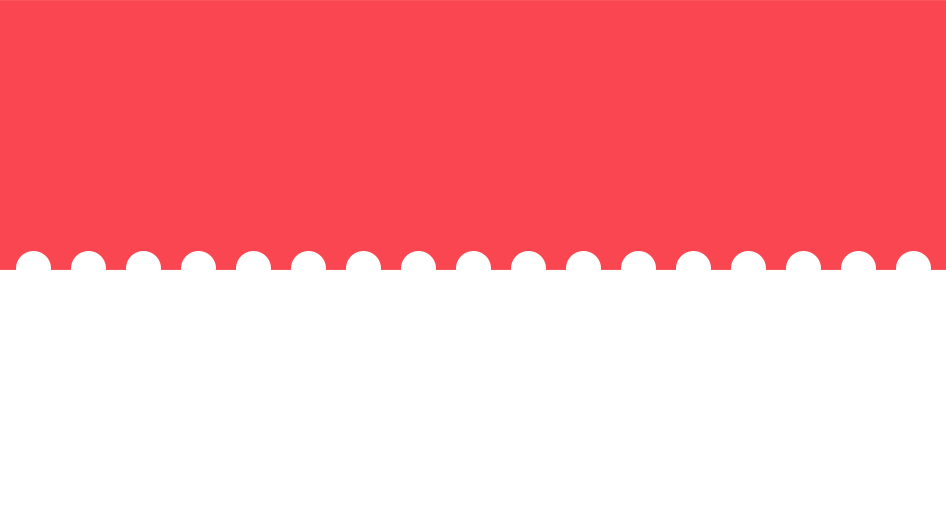
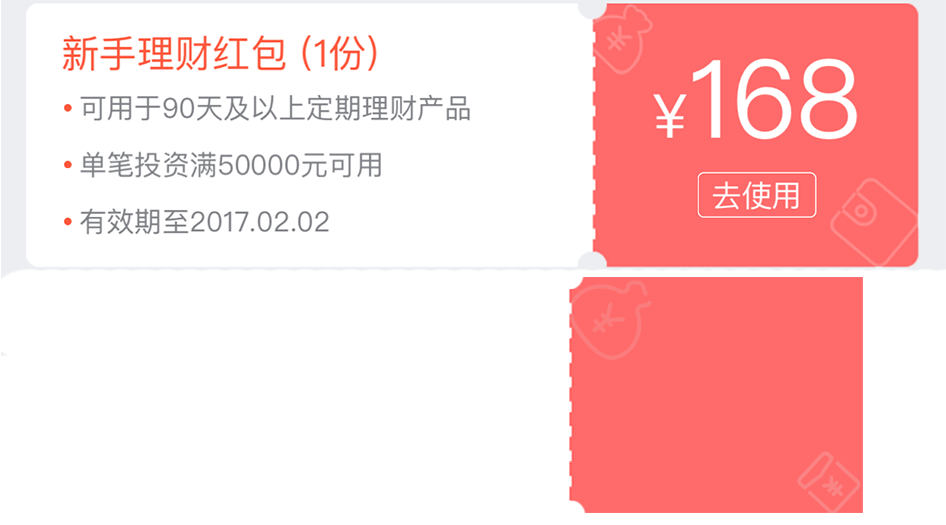
Before/after of a w=946, h=525 layered artwork. What changed in the layer stack:
added group "组 2" with 4 layers above "组 1" over box(1, 0, 946, 514)
added layer "红包 (1)" in group "组 2" over box(797, 450, 861, 514)
added layer "金钱" (80%) in group "组 2" over box(568, 279, 652, 361)
added layer "图层 3 副本" in group "组 2" over box(568, 277, 863, 513)
added layer "IMG_1270" in group "组 2" over box(1, 0, 946, 357)
moved "圆角矩形 1 副本 7" into group "组 1", painted on it over box(817, 251, 931, 286)
moved "圆角矩形 1 副本 6" into group "组 1", painted on it over box(418, 251, 821, 286)
moved "圆角矩形 1 副本 5" into group "组 1", painted on it over box(18, 251, 656, 286)
removed layer "圆角矩形 1 副本 4" over box(346, 251, 491, 271)
removed layer "圆角矩形 1 副本 3" over box(181, 251, 326, 271)
removed layer "圆角矩形 1 副本 2" over box(16, 251, 161, 272)
moved "图层 1" into group "组 1", painted on it over box(0, 0, 946, 270)
moved "图层 2" into group "组 1" over box(0, 0, 946, 514)
